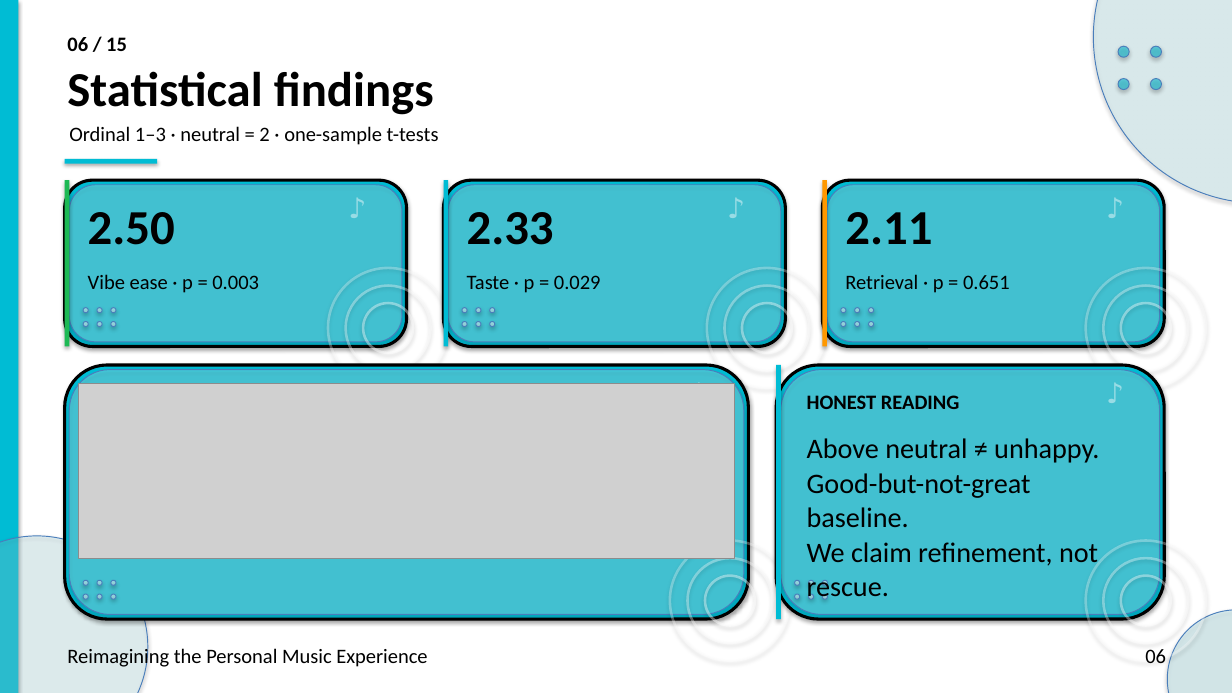
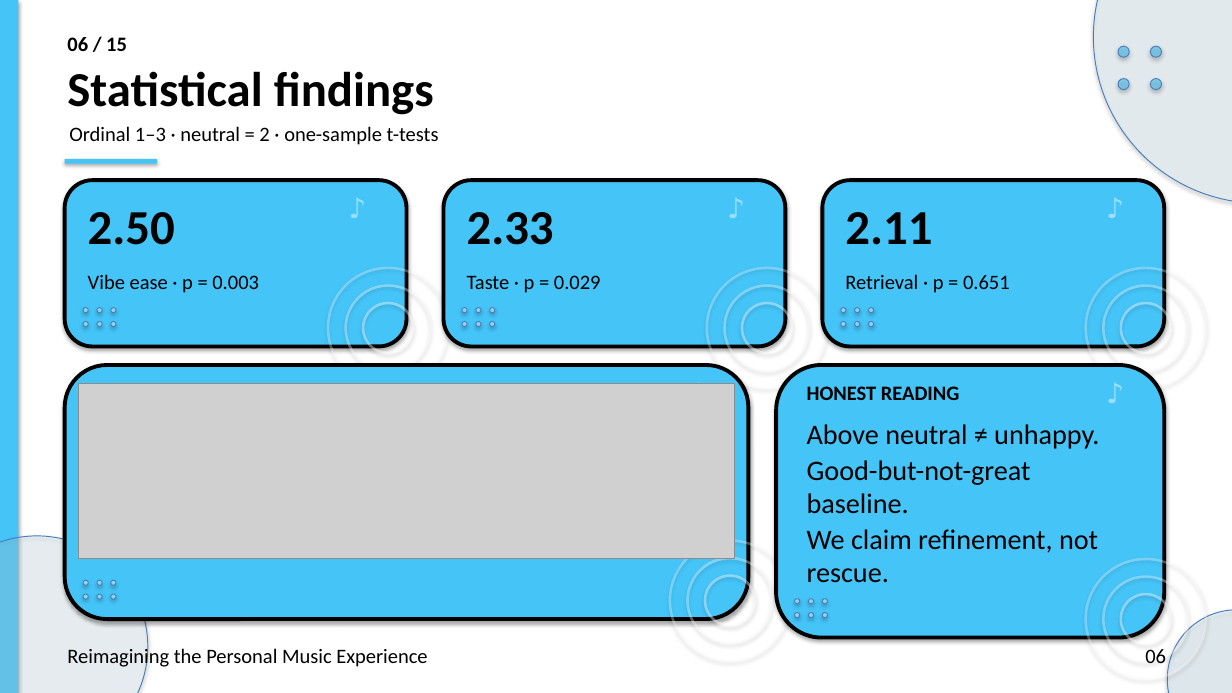
Before and after one commit to preet-kamdar/design-thinking-sem3, a slide deck: slide 6 of docs/Presentation.pptx. Drawn at 1232x693 pixels with LibreOffice and Linux fonts; fonts in the diff are those of the drawing; grey boxes stand for pictures. Boxes give left, top, right and bottom in pixels: in the first picture for what was removed or moved away, otherwise in the second. Text is boxed around its words. In the diff, an @@ line names an element or a change of style, - is before the commit and + after.

```diff
--- a/docs/Presentation.pptx
+++ b/docs/Presentation.pptx
@@ rectangle at bbox=[0, 0, 18, 693]: fill #00BCD4 to #45C4F8 @@
@@ ellipse at bbox=[1093, 0, 1232, 203]: fill #B3EBF2 at 28% opacity to #D6F1FC at 28% opacity @@
@@ fill #00BCD4 at 55% opacity to #45C4F8 at 55% opacity in 4 elements at bbox=[1118, 46, 1129, 57], bbox=[1151, 46, 1162, 57], bbox=[1118, 79, 1129, 90], bbox=[1151, 79, 1162, 90] @@
@@ rectangle at bbox=[65, 159, 157, 164]: fill #00BCD4 to #45C4F8 @@
@@ rectangle removed at bbox=[65, 180, 69, 347] @@
@@ rounded rectangle removed at bbox=[69, 185, 402, 342] @@
@@ rectangle removed at bbox=[444, 180, 448, 347] @@
@@ rounded rectangle removed at bbox=[448, 185, 781, 342] @@
@@ rectangle removed at bbox=[823, 180, 827, 347] @@
@@ rounded rectangle removed at bbox=[827, 185, 1160, 342] @@
@@ rounded rectangle removed at bbox=[69, 370, 744, 615] @@
@@ fill #00BCD4 to #45C4F8; outline #000000 2.4 pt to #000000 3 pt in 5 elements at bbox=[65, 180, 407, 347], bbox=[444, 180, 786, 347], bbox=[823, 180, 1165, 347], bbox=[65, 365, 749, 619], bbox=[776, 365, 1165, 638] @@
@@ rounded rectangle: place and size @@
-rounded rectangle at bbox=[776, 365, 1165, 619]
+rounded rectangle at bbox=[776, 365, 1165, 638]
@@ rectangle removed at bbox=[776, 365, 781, 619] @@
@@ rounded rectangle removed at bbox=[781, 370, 1160, 615] @@
@@ text "HONEST READING": place and size @@
-text "HONEST READING" at bbox=[807, 395, 960, 409]
+text "HONEST READING" at bbox=[807, 386, 960, 400]
@@ text "Above neutral ≠ unhappy.": place and size @@
-text "Above neutral ≠ unhappy." at bbox=[807, 438, 1099, 600]
+text "Above neutral ≠ unhappy." at bbox=[807, 424, 1099, 583]
@@ ellipse at bbox=[0, 536, 148, 693]: fill #B3EBF2 at 24% opacity to #D6F1FC at 24% opacity @@
@@ 3 ellipses: place and size @@
-3 ellipses at bbox=[795, 594, 828, 600]
+3 ellipses at bbox=[795, 599, 828, 604]
@@ 3 ellipses: place and size @@
-3 ellipses at bbox=[1086, 541, 1206, 661]
+3 ellipses at bbox=[1086, 559, 1206, 679]
@@ 3 ellipses: place and size @@
-3 ellipses at bbox=[795, 580, 828, 586]
+3 ellipses at bbox=[795, 613, 828, 618]
@@ ellipse at bbox=[1167, 610, 1232, 693]: fill #B3EBF2 at 34% opacity to #D6F1FC at 34% opacity @@
```
Also in this commit, not shown: 14 other slides changed, 2 other files.
